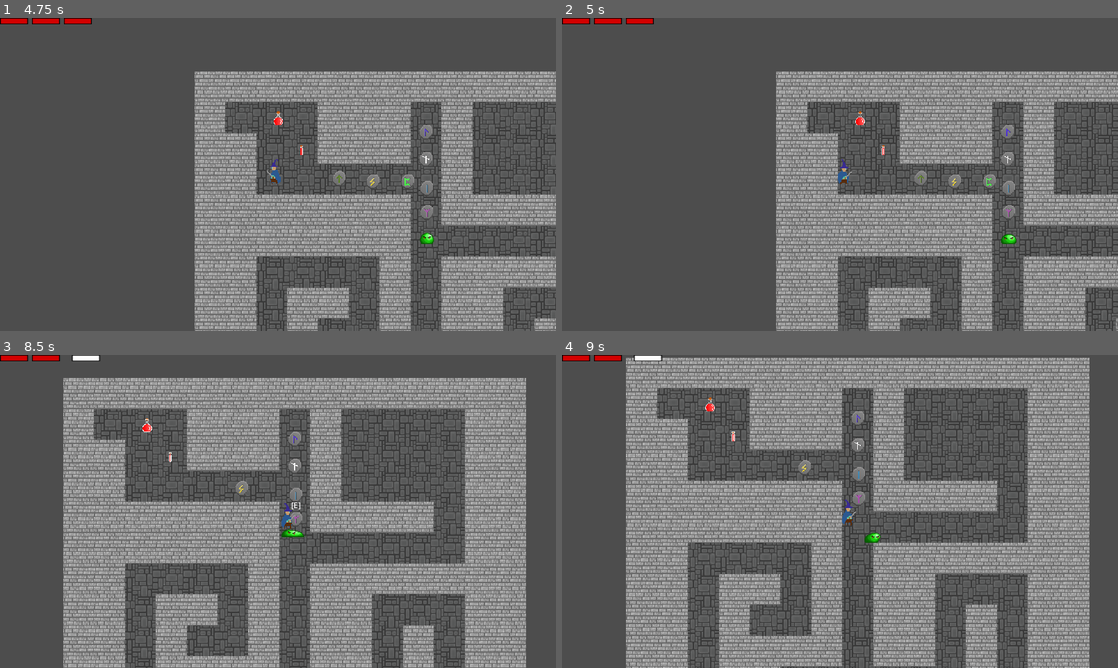
Above: before the commit, frames 1-4 (two rows, left to right).
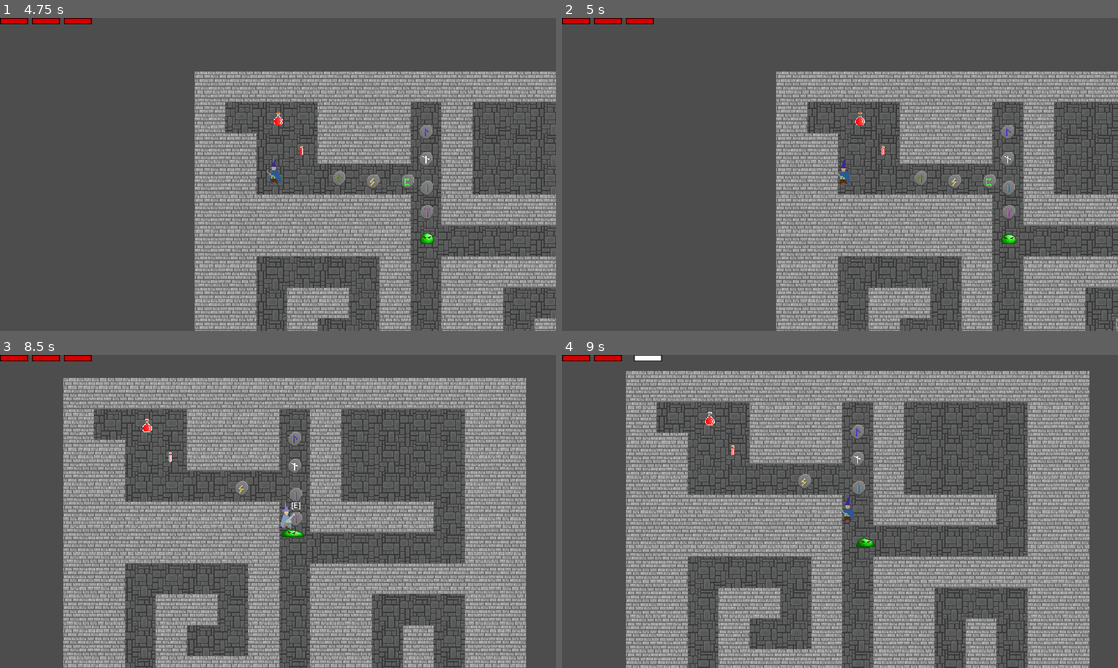
Above: after the commit, the same moments.

Repository: JCudak/ConquerDarkness
Game: Godot game, scene res://assets/scenes/main.tscn
Two runs of this game, one before a commit and one after it. Both use one fixed random seed, a clock stepped at 60 frames per second and the inputs below.
Inputs (mouse positions are in pixels of both pictures, inside the frame that each line leads up to):
- Up to frame 1 (4.75 s): tap Enter at 0.5 s; move the mouse to (400, 158) at 0.52 s; hold D (right) 0.53-1.28 s; hold E (pickup_item) 0.53-1.28 s; click (400, 158) at 0.67 s; move the mouse to (166, 190) at 1.27 s; hold S (down) 1.28-2.03 s; tap E (pickup_item) at 1.35, 2.85, 4.35 s; move the mouse to (333, 105) at 2.02 s; hold D (right) 2.03-2.78 s; hold E (pickup_item) 2.03-2.78 s; move the mouse to (250, 237) at 2.77 s; hold W (up) 2.78-3.53 s; click (250, 237) at 2.92 s; move the mouse to (444, 221) at 3.52 s; hold E (pickup_item) 3.53-4.28 s; hold A (left) from 3.53 s (still down); move the mouse to (111, 127) at 4.27 s
- Up to frame 2 (5 s): keep holding A (left)
- Up to frame 3 (8.5 s): move the mouse to (305, 511) at 5.02 s; release A (left) at 5.03 s; hold S (down) 5.03-5.78 s; hold E (pickup_item) 5.03-5.78 s; click (305, 511) at 5.17 s; move the mouse to (194, 433) at 5.77 s; hold D (right) 5.78-6.53 s; tap E (pickup_item) at 5.85, 7.35 s; move the mouse to (400, 495) at 6.52 s; hold W (up) 6.53-7.28 s; hold E (pickup_item) 6.53-7.28 s; move the mouse to (166, 527) at 7.27 s; hold D (right) 7.28-8.03 s; click (166, 527) at 7.42 s; move the mouse to (333, 442) at 8.02 s; hold S (down) from 8.03 s (still down); hold E (pickup_item) from 8.03 s (still down)
- Up to frame 4 (9 s): move the mouse to (812, 574) at 8.77 s; release S (down) at 8.78 s; release E (pickup_item) at 8.78 s; hold A (left) from 8.78 s (still down); tap E (pickup_item) at 8.85 s

Frame 1 is identical in both runs. In frame 2, less than 0.1% of the frame differs, in the area x 49-53%, y 45-53%; in frame 3, 0.2%; in frame 4, 50%, in the area x 11-95%, y 0-100%.

Commit message:
[18] Added Player hurt and death animations
Player is also blinking when hurt and stunned for 0.4s

Diff:
--- a/assets/scenes/player/player.tscn
+++ b/assets/scenes/player/player.tscn
@@ -1,9 +1,67 @@
-[gd_scene load_steps=21 format=3 uid="uid://chkbbejdqfu"]
+[gd_scene load_steps=40 format=3 uid="uid://chkbbejdqfu"]
 
 [ext_resource type="Script" path="res://scripts/player.gd" id="1_uv8wg"]
 [ext_resource type="Texture2D" uid="uid://dt4ed70kcurom" path="res://assets/sprites/player_idle.png" id="2_7h0a6"]
 [ext_resource type="Resource" uid="uid://7n1dyepu35xa" path="res://assets/resources/inventory/player_inventory.tres" id="2_nqow7"]
+[ext_resource type="Texture2D" uid="uid://bg2s3frrm8bdd" path="res://assets/sprites/player_death.png" id="3_4xj56"]
 [ext_resource type="Texture2D" uid="uid://dm5obtdped6ik" path="res://assets/sprites/player_running.png" id="3_kintu"]
+[ext_resource type="Texture2D" uid="uid://br633i8e0xgda" path="res://assets/sprites/player_damaged.png" id="3_ttvr5"]
+
+[sub_resource type="AtlasTexture" id="AtlasTexture_3ecvn"]
+atlas = ExtResource("3_ttvr5")
+region = Rect2(0, 0, 32, 32)
+
+[sub_resource type="AtlasTexture" id="AtlasTexture_01xbj"]
+atlas = ExtResource("3_ttvr5")
+region = Rect2(32, 0, 32, 32)
+
+[sub_resource type="AtlasTexture" id="AtlasTexture_d7nji"]
+atlas = ExtResource("3_ttvr5")
+region = Rect2(64, 0, 32, 32)
+
+[sub_resource type="AtlasTexture" id="AtlasTexture_nyvh1"]
+atlas = ExtResource("3_ttvr5")
+region = Rect2(96, 0, 32, 32)
+
+[sub_resource type="AtlasTexture" id="AtlasTexture_sjx2r"]
+atlas = ExtResource("3_4xj56")
+region = Rect2(0, 0, 32, 32)
+
+[sub_resource type="AtlasTexture" id="AtlasTexture_46a6j"]
+atlas = ExtResource("3_4xj56")
+region = Rect2(32, 0, 32, 32)
+
+[sub_resource type="AtlasTexture" id="AtlasTexture_u65ef"]
+atlas = ExtResource("3_4xj56")
+region = Rect2(64, 0, 32, 32)
+
+[sub_resource type="AtlasTexture" id="AtlasTexture_uiij4"]
+atlas = ExtResource("3_4xj56")
+region = Rect2(96, 0, 32, 32)
+
+[sub_resource type="AtlasTexture" id="AtlasTexture_d5j7w"]
+atlas = ExtResource("3_4xj56")
+region = Rect2(128, 0, 32, 32)
+
+[sub_resource type="AtlasTexture" id="AtlasTexture_k658v"]
+atlas = ExtResource("3_4xj56")
+region = Rect2(160, 0, 32, 32)
+
+[sub_resource type="AtlasTexture" id="AtlasTexture_psqoc"]
+atlas = ExtResource("3_4xj56")
+region = Rect2(192, 0, 32, 32)
+
+[sub_resource type="AtlasTexture" id="AtlasTexture_ur00x"]
+atlas = ExtResource("3_4xj56")
+region = Rect2(224, 0, 32, 32)
+
+[sub_resource type="AtlasTexture" id="AtlasTexture_3omax"]
+atlas = ExtResource("3_4xj56")
+region = Rect2(256, 0, 32, 32)
+
+[sub_resource type="AtlasTexture" id="AtlasTexture_oxcsx"]
+atlas = ExtResource("3_4xj56")
+region = Rect2(288, 0, 32, 32)
 
 [sub_resource type="AtlasTexture" id="AtlasTexture_68hc1"]
 atlas = ExtResource("2_7h0a6")
@@ -59,6 +117,58 @@
 
 [sub_resource type="SpriteFrames" id="SpriteFrames_qarc6"]
 animations = [{
+"frames": [{
+"duration": 0.5,
+"texture": SubResource("AtlasTexture_3ecvn")
+}, {
+"duration": 0.5,
+"texture": SubResource("AtlasTexture_01xbj")
+}, {
+"duration": 0.5,
+"texture": SubResource("AtlasTexture_d7nji")
+}, {
+"duration": 0.5,
+"texture": SubResource("AtlasTexture_nyvh1")
+}],
+"loop": true,
+"name": &"damaged",
+"speed": 10.0
+}, {
+"frames": [{
+"duration": 1.0,
+"texture": SubResource("AtlasTexture_sjx2r")
+}, {
+"duration": 1.0,
+"texture": SubResource("AtlasTexture_46a6j")
+}, {
+"duration": 1.0,
+"texture": SubResource("AtlasTexture_u65ef")
+}, {
+"duration": 1.0,
+"texture": SubResource("AtlasTexture_uiij4")
+}, {
+"duration": 1.0,
+"texture": SubResource("AtlasTexture_d5j7w")
+}, {
+"duration": 1.0,
+"texture": SubResource("AtlasTexture_k658v")
+}, {
+"duration": 1.0,
+"texture": SubResource("AtlasTexture_psqoc")
+}, {
+"duration": 1.0,
+"texture": SubResource("AtlasTexture_ur00x")
+}, {
+"duration": 1.0,
+"texture": SubResource("AtlasTexture_3omax")
+}, {
+"duration": 1.0,
+"texture": SubResource("AtlasTexture_oxcsx")
+}],
+"loop": true,
+"name": &"death",
+"speed": 10.0
+}, {
 "frames": [{
 "duration": 1.0,
 "texture": SubResource("AtlasTexture_68hc1")
@@ -116,6 +226,45 @@
 [sub_resource type="CapsuleShape2D" id="CapsuleShape2D_ypxcp"]
 radius = 6.66667
 height = 24.4445
+
+[sub_resource type="Animation" id="Animation_qpxlk"]
+resource_name = "hurtBlink"
+length = 0.4
+loop_mode = 1
+step = 0.2
+tracks/0/type = "value"
+tracks/0/imported = false
+tracks/0/enabled = true
+tracks/0/path = NodePath("AnimatedSprite2D/ColorRect:color")
+tracks/0/interp = 1
+tracks/0/loop_wrap = true
+tracks/0/keys = {
+"times": PackedFloat32Array(0, 0.4),
+"transitions": PackedFloat32Array(1, 1),
+"update": 0,
+"values": [Color(1, 1, 1, 0.313726), Color(1, 1, 1, 1)]
+}
+
+[sub_resource type="Animation" id="Animation_w088p"]
+length = 0.001
+tracks/0/type = "value"
+tracks/0/imported = false
+tracks/0/enabled = true
+tracks/0/path = NodePath("AnimatedSprite2D/ColorRect:color")
+tracks/0/interp = 1
+tracks/0/loop_wrap = true
+tracks/0/keys = {
+"times": PackedFloat32Array(0),
+"transitions": PackedFloat32Array(1),
+"update": 0,
+"values": [Color(1, 1, 1, 0)]
+}
+
+[sub_resource type="AnimationLibrary" id="AnimationLibrary_2176n"]
+_data = {
+"RESET": SubResource("Animation_w088p"),
+"hurtBlink": SubResource("Animation_qpxlk")
+}
 
 [node name="Player" type="CharacterBody2D"]
 texture_filter = 1
@@ -127,10 +276,18 @@
 inventory = ExtResource("2_nqow7")
 
 [node name="AnimatedSprite2D" type="AnimatedSprite2D" parent="."]
+clip_children = 2
 position = Vector2(-1.14441e-05, -7.62939e-06)
 sprite_frames = SubResource("SpriteFrames_qarc6")
-animation = &"running"
+animation = &"damaged"
 autoplay = "default"
+
+[node name="ColorRect" type="ColorRect" parent="AnimatedSprite2D"]
+offset_left = -20.0
+offset_top = -17.7778
+offset_right = 20.0
+offset_bottom = 22.2222
+color = Color(1, 1, 1, 0)
 
 [node name="CollisionShape2D" type="CollisionShape2D" parent="."]
 position = Vector2(1.94476e-06, 4.44445)
@@ -143,4 +300,16 @@
 position = Vector2(0, 4.44444)
 shape = SubResource("CapsuleShape2D_ypxcp")
 
+[node name="deathTimer" type="Timer" parent="."]
+one_shot = true
+
+[node name="hurtTimer" type="Timer" parent="."]
+wait_time = 0.4
+one_shot = true
+
+[node name="Effects" type="AnimationPlayer" parent="."]
+libraries = {
+"": SubResource("AnimationLibrary_2176n")
+}
+
 [connection signal="area_entered" from="hurtBox" to="." method="_on_hurt_box_area_entered"]
--- a/scripts/health_bar.gd
+++ b/scripts/health_bar.gd
@@ -11,8 +11,8 @@
 func _process(delta):
 	pass
 
-func setMaxHealth(max :int):
-	for i in range(max):
+func setMaxHealth(maxH :int):
+	for i in range(maxH):
 		var health = HealthGuiClass.instantiate()
 		add_child(health)
 
--- a/scripts/player.gd
+++ b/scripts/player.gd
@@ -12,12 +12,31 @@
 
 @export var maxHealth = 3
 @onready var currentHealth: int = maxHealth
+@onready var deathTimer = $deathTimer
+@onready var hurtTimer = $hurtTimer
+@onready var effects = $Effects
+
+var is_dead = false
+var is_hurt = false
+
+func _ready():
+	effects.play("RESET")
 
 func _physics_process(delta):
+	die()
+	update_animation()
+	move_and_slide()
+
+func update_animation():
+	if is_dead:
+		return
+	if is_hurt:
+		return
+
 	if (absf(velocity.x) > 1.0 || absf(velocity.y) > 1.0):
-		animated_sprite_2d.animation = "running"
+		animated_sprite_2d.play("running")
 	else:
-		animated_sprite_2d.animation = "default"
+		animated_sprite_2d.play("default")
 
 	var directionX = Input.get_axis("left", "right")
 	var directionY = Input.get_axis("up", "down")
@@ -31,14 +50,25 @@
 	else:
 		velocity.y = move_toward(velocity.y, 0, SPEED_REDUCTION)
 
-	move_and_slide()
-
 	animated_sprite_2d.flip_h = velocity.x < 0
 
+func die():
+	if currentHealth <= 0 and not is_dead:
+		is_dead = true
+		effects.play("RESET")
+		animated_sprite_2d.play("death")
+		deathTimer.start()
+		await deathTimer.timeout
+		get_tree().change_scene_to_file("res://assets/scenes/game_over.tscn")
+
 func _on_hurt_box_area_entered(area):
-	if area.name =="hitBox":
+	if area.name == "hitBox":
+		is_hurt = true
 		currentHealth -= 1
-		if currentHealth <= 0:
-			get_tree().change_scene_to_file("res://assets/scenes/game_over.tscn")
-
+		animated_sprite_2d.play("damaged")
+		effects.play("hurtBlink")
+		hurtTimer.start()
+		await hurtTimer.timeout
+		effects.play("RESET")
+		is_hurt = false
 		healthChanged.emit(currentHealth)
